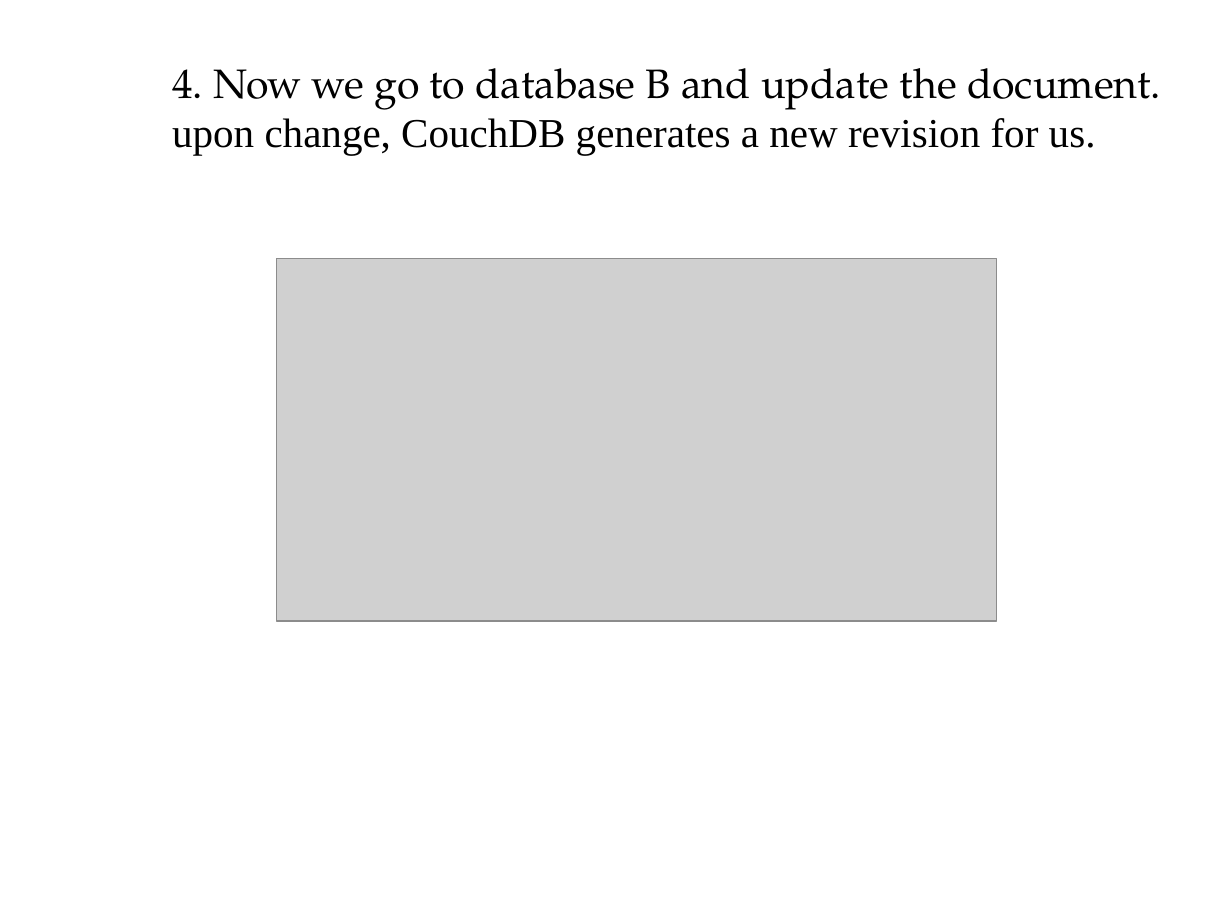
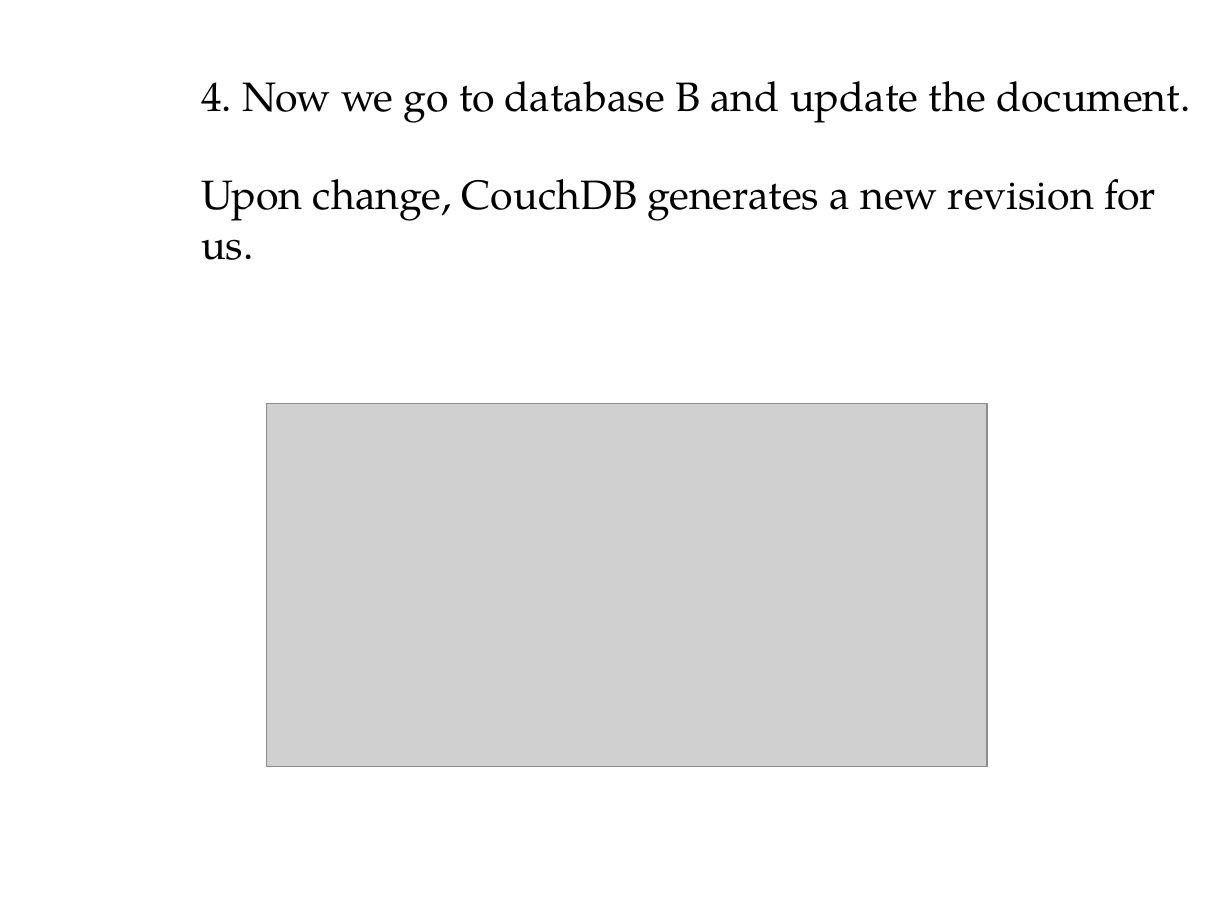
Before and after one commit to rohanz1993/Team_9_Heroku_Shopping_Cart_-_AWS_NoSQL_Service, a slide deck: slide 17 of Donita/CouchDB.pptx (slide 16 before the commit). Drawn at 1232x924 pixels with LibreOffice and Linux fonts; fonts in the diff are those of the drawing; grey boxes stand for pictures; background and template pictures are left out. Boxes give left, top, right and bottom in pixels: in the first picture for what was removed or moved away, otherwise in the second. Text is boxed around its words. In the diff, an @@ line names an element or a change of style, - is before the commit and + after.

```diff
--- a/Donita/CouchDB.pptx
+++ b/Donita/CouchDB.pptx
@@ text at (201,81,1190,260): text changed; font Times New Roman to TeX Gyre Pagella @@
-4. Now we go to database B and update the document. upon change, CouchDB generates a new revision for us.
+4. Now we go to database B and update the document.
+Upon change, CouchDB generates a new revision for us.
@@ picture: place and size @@
-picture at (276,259,997,621)
+picture at (267,404,988,766)
```
Also in this commit, not shown: 14 other slides changed, 4 slides added.
